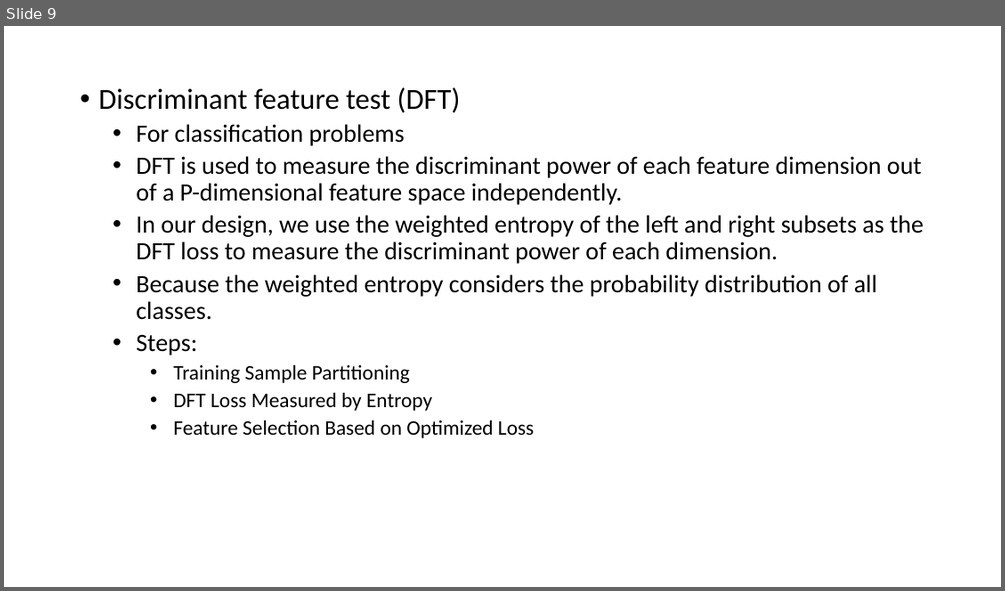
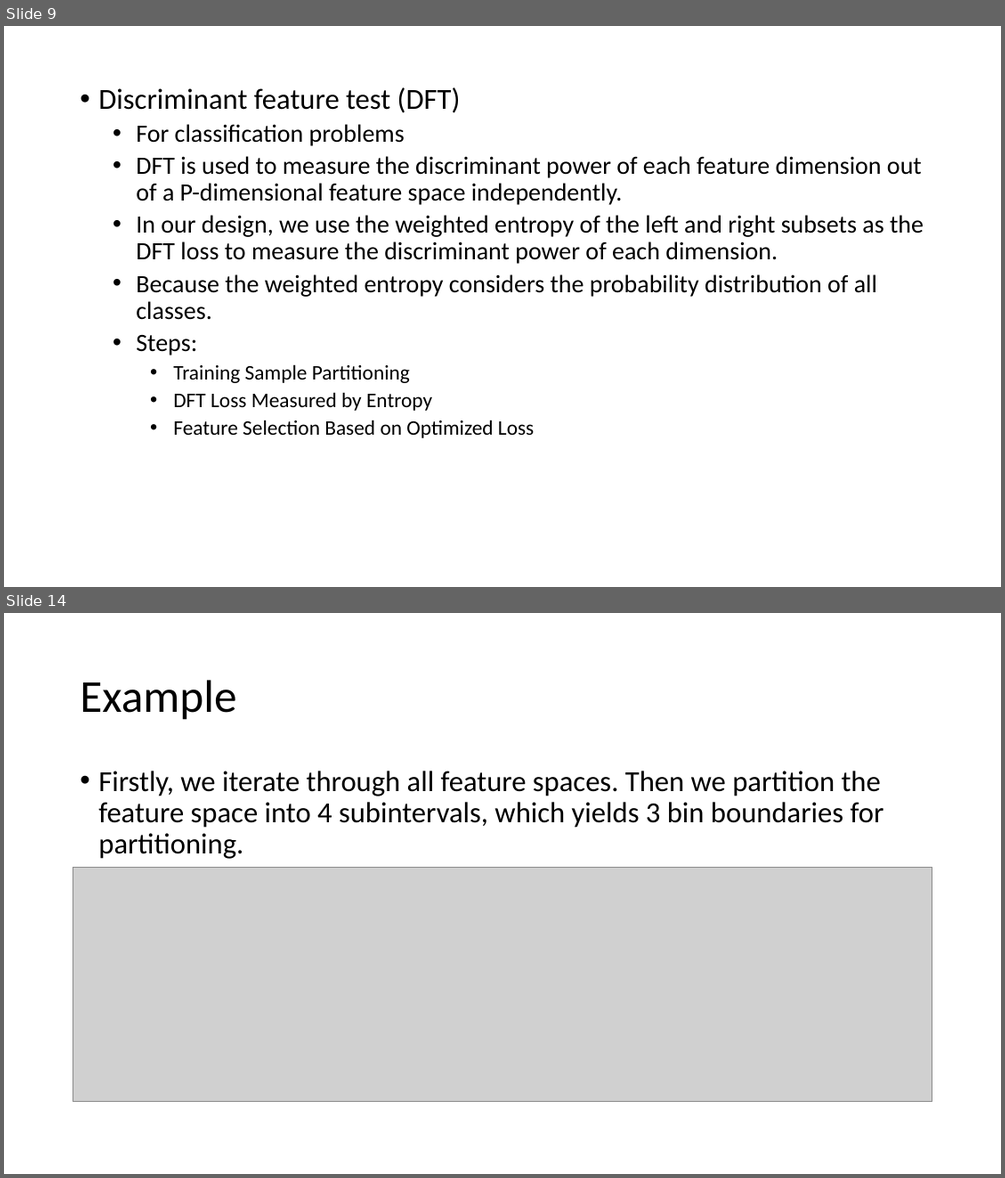
Before and after one commit to Vincent1837/Schools, a slide deck: Low_Powered_AI_Lab/GL.pptx. Shown one above the other, each under a label of ours: slide 9 before the commit, slides 9 and 14 after it; the slides between them are not shown. The pictures are 1005x591 and 1005x1178 pixels, drawn with LibreOffice and Linux fonts; fonts in the diff are those of the drawing; grey boxes stand for pictures. Boxes give left, top, right and bottom in pixels: in the first picture for what was removed or moved away, otherwise in the second. Text is boxed around its words. In the diff, an @@ line names an element or a change of style, - is before the commit and + after.

```diff
--- a/Low_Powered_AI_Lab/GL.pptx
+++ b/Low_Powered_AI_Lab/GL.pptx
@@ slide 14 added at (x1=4, y1=613, x2=1001, y2=1174), background #FFFFFF @@
@@ title added at (x1=80, y1=680, x2=236, y2=720), 44 pt, text #000000 @@
+Example
@@ text added at (x1=98, y1=771, x2=884, y2=859), 28 pt, text #000000 @@
+• Firstly, we iterate through all feature spaces. Then we partition the feature space into 4 subintervals, which yields 3 bin boundaries for partitioning.
@@ picture added at (x1=73, y1=868, x2=933, y2=1102) @@
```
Also in this commit, not shown: 6 other slides added, 3 other files.
